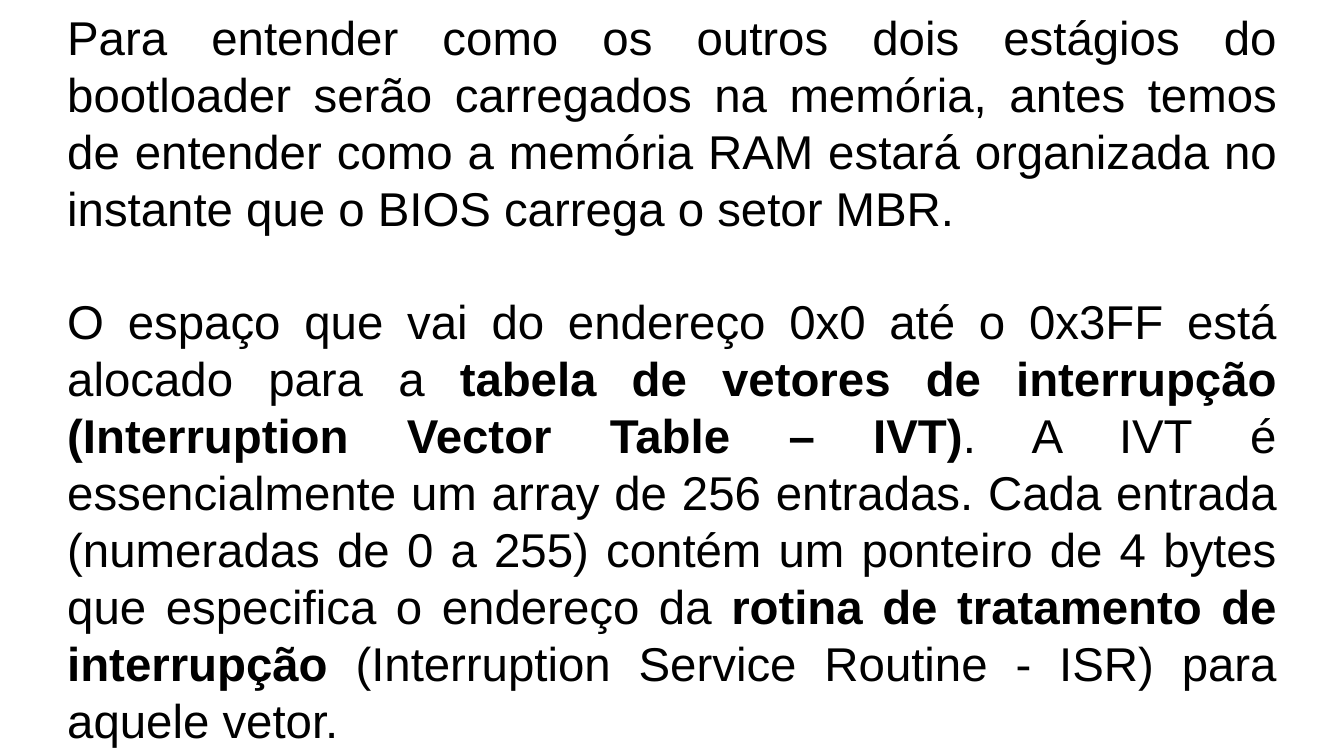
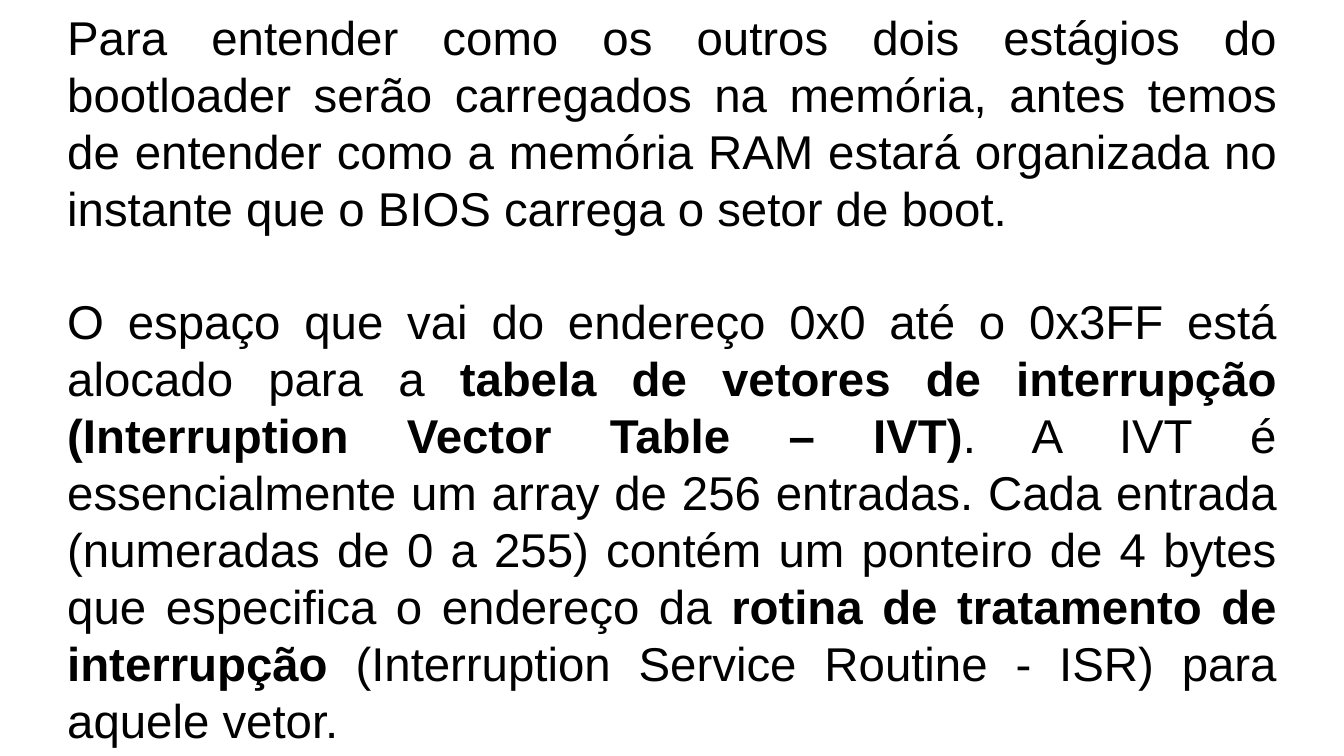
Before and after one commit to LeandroApAlmeida/Bootloader, a slide deck: slide 20 of doc/Fakenix.odp. Drawn at 1344x756 pixels with LibreOffice and Linux fonts; fonts in the diff are those of the drawing. Boxes give left, top, right and bottom in pixels: in the first picture for what was removed or moved away, otherwise in the second. Text is boxed around its words. In the diff, an @@ line names an element or a change of style, - is before the commit and + after.

```diff
--- a/doc/Fakenix.odp
+++ b/doc/Fakenix.odp
@@ text at box(67, 20, 1277, 235): text changed @@
-Para entender como os outros dois estágios do bootloader serão carregados na memória, antes temos de entender como a memória RAM estará organizada no instante que o BIOS carrega o setor MBR.
+Para entender como os outros dois estágios do bootloader serão carregados na memória, antes temos de entender como a memória RAM estará organizada no instante que o BIOS carrega o setor de boot.
```
Also in this commit, not shown: 9 other slides changed, 1 other file.
